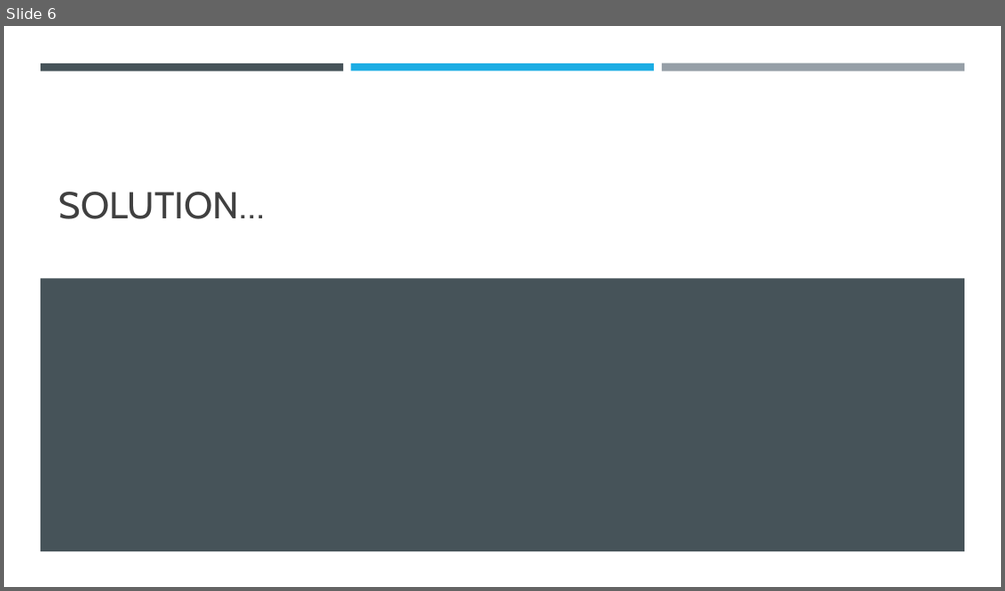
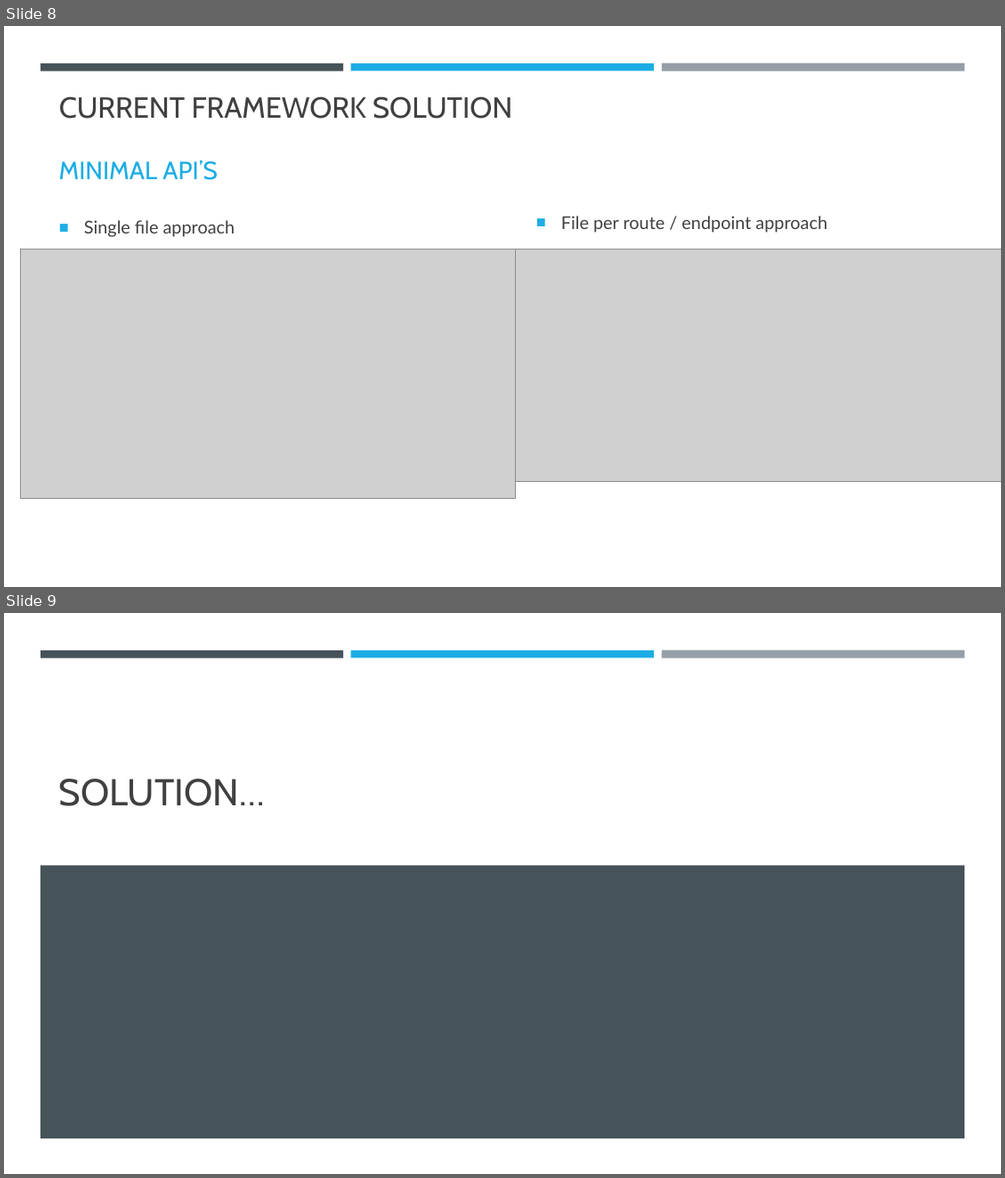
Before and after one commit to vesou/MediatRDemo, a slide deck: How to decouple your code.pptx. Shown one above the other, each under a label of ours: slide 6 before the commit, slides 8 and 9 after it. The pictures are 1005x591 and 1005x1178 pixels, drawn with LibreOffice and Linux fonts; fonts in the diff are those of the drawing; grey boxes stand for pictures. Boxes give left, top, right and bottom in pixels: in the first picture for what was removed or moved away, otherwise in the second. Text is boxed around its words. In the diff, an @@ line names an element or a change of style, - is before the commit and + after.

```diff
--- a/How to decouple your code.pptx
+++ b/How to decouple your code.pptx
@@ slide 8 added at box(4, 26, 1001, 587), background #FFFFFF; not listed: 3 template elements that a slide beside it also shows @@
@@ title added at box(59, 96, 512, 119), 28 pt, text #404040 @@
+CURRENT FRAMEWORK SOLUTION
@@ text added at box(59, 160, 218, 180), 24 pt, text #1CADE4 @@
+MINIMAL API’S
@@ text added at box(84, 220, 235, 237), 17 pt, text #404040 @@
+■ Single file approach
@@ text added at box(561, 216, 827, 232), 17 pt, text #404040 @@
+■ File per route / endpoint approach
@@ picture added at box(20, 248, 515, 498) @@
@@ picture added at box(516, 248, 1001, 481) @@
@@ what was slide 6 is now slide 9 @@
```
Also in this commit, not shown: 5 slides changed, 6 other slides added, 2 slides removed.
